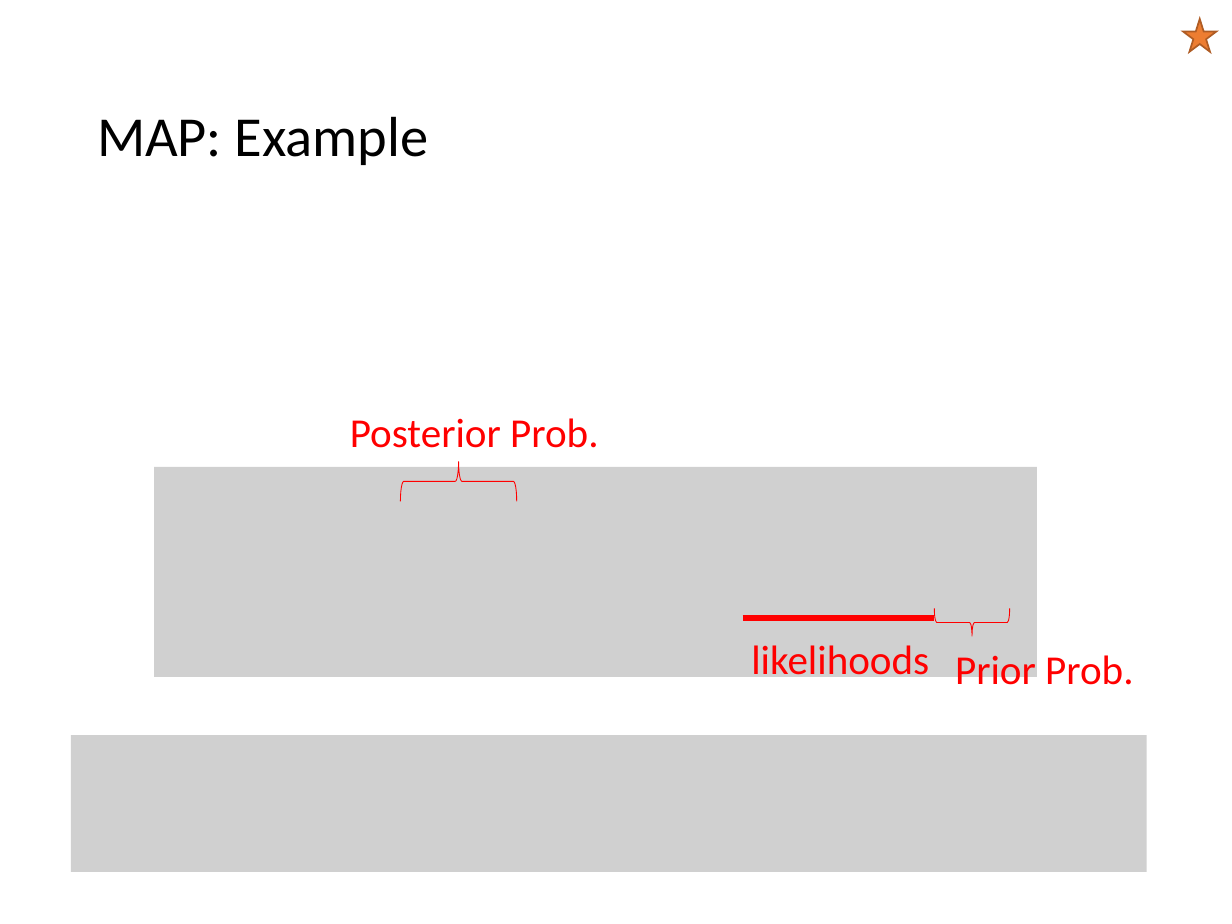
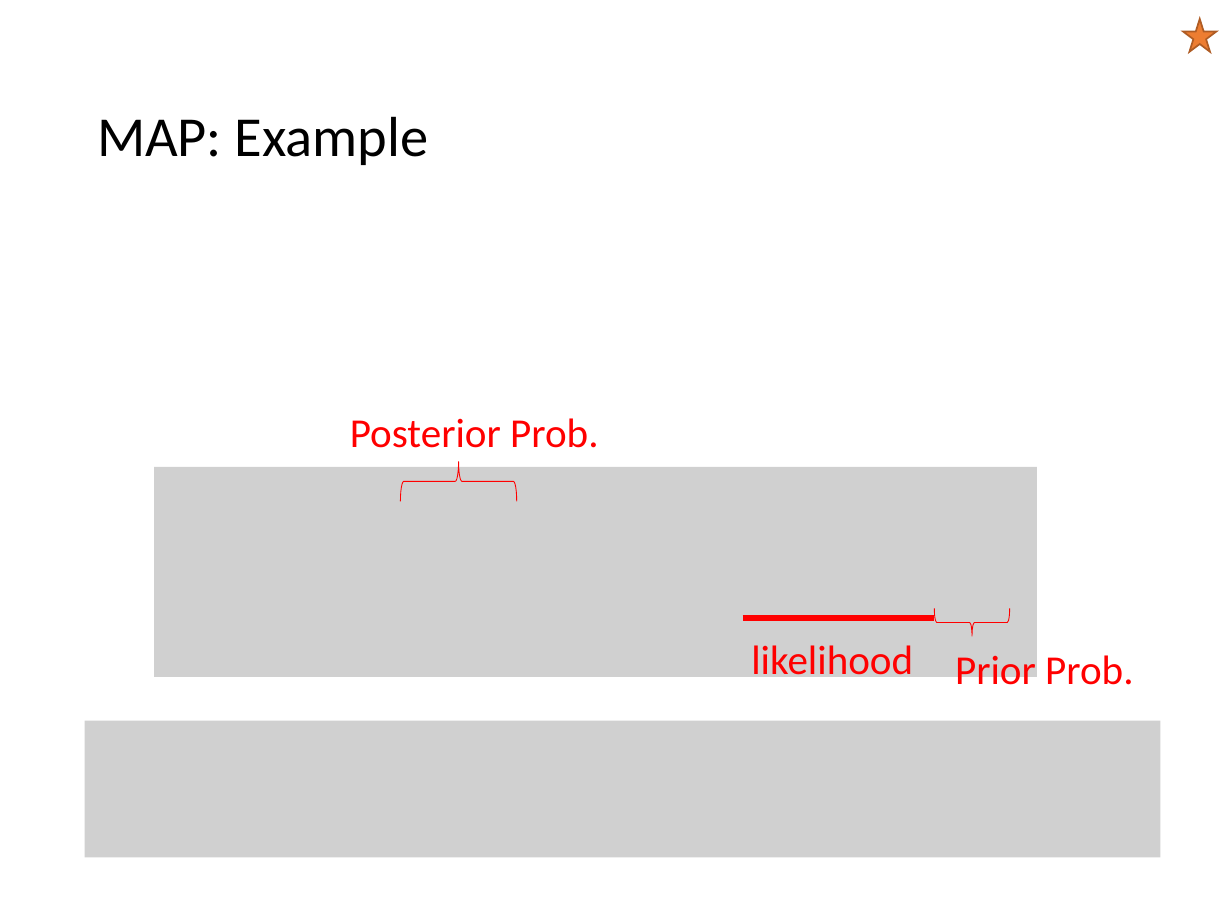
Before and after one commit to mhahsler/CS7320-AI, a slide deck: slide 33 of slides/12_uncertainty.pptx. Drawn at 1232x924 pixels with LibreOffice and Linux fonts; fonts in the diff are those of the drawing; grey boxes stand for pictures. Boxes give left, top, right and bottom in pixels: in the first picture for what was removed or moved away, otherwise in the second. Text is boxed around its words. In the diff, an @@ line names an element or a change of style, - is before the commit and + after.

```diff
--- a/slides/12_uncertainty.pptx
+++ b/slides/12_uncertainty.pptx
@@ text at [751, 645, 913, 685]: text changed @@
-likelihoods
+likelihood
@@ picture: place and size @@
-picture at [70, 736, 1146, 872]
+picture at [85, 721, 1161, 857]
```
Also in this commit, not shown: 7 other slides changed, 1 other file.
